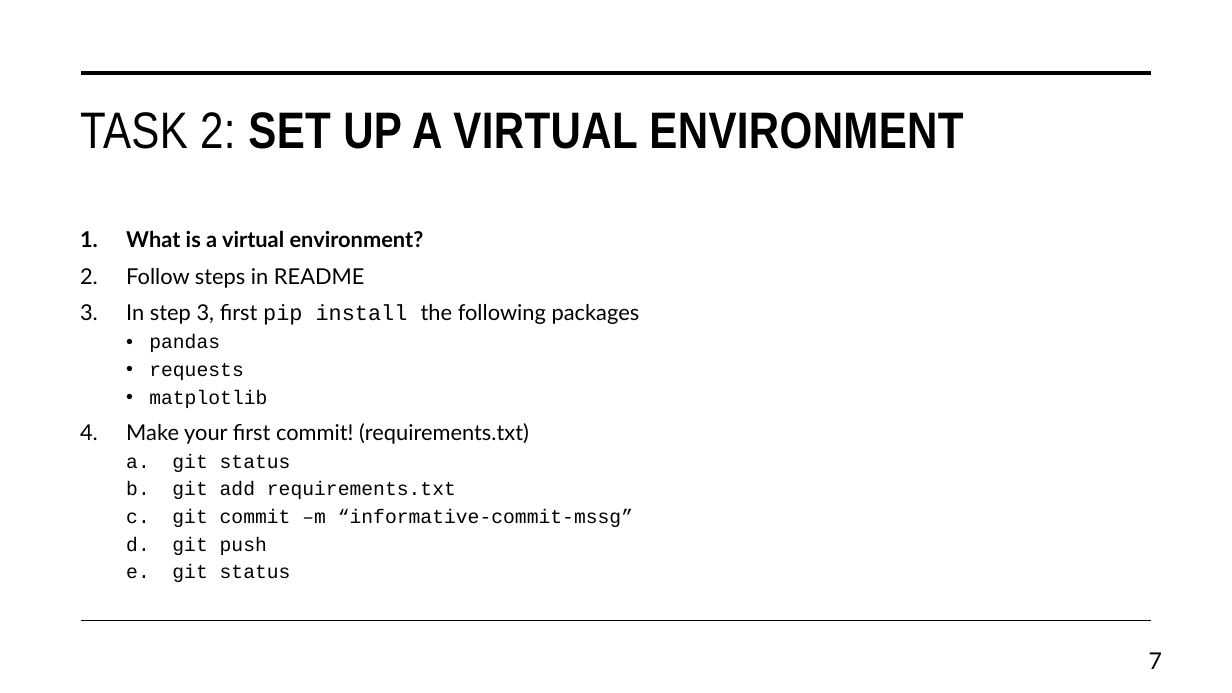
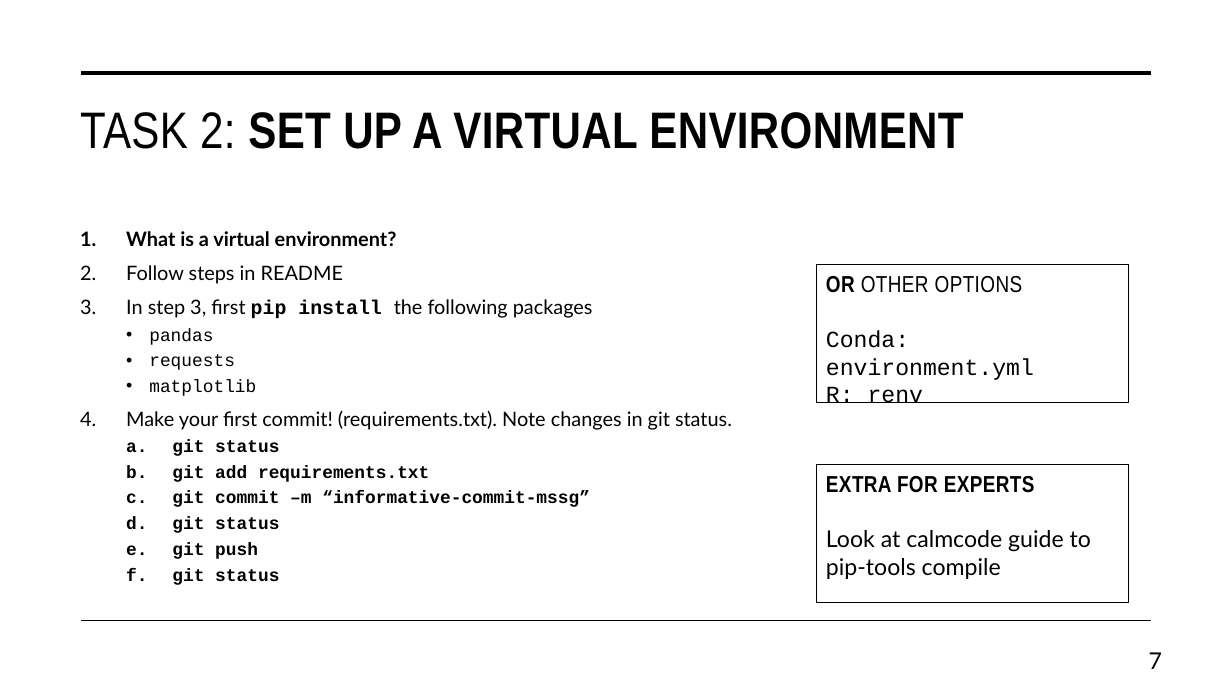
Before and after one commit to daniel-wrench/snap-research-template, a slide deck: slide 7 of doc/workshop_slides.pptx. Drawn at 1232x693 pixels with LibreOffice and Linux fonts; fonts in the diff are those of the drawing. Boxes give left, top, right and bottom in pixels: in the first picture for what was removed or moved away, otherwise in the second. Text is boxed around its words. In the diff, an @@ line names an element or a change of style, - is before the commit and + after.

```diff
--- a/doc/workshop_slides.pptx
+++ b/doc/workshop_slides.pptx
@@ text at (126, 231, 593, 585): size 17 to 15.5 pt in "What is a virtual environment?", "Follow steps in README", "In step 3, first pip install the ..."; bold on in "pip install", "git status", "git add requirements.txt", "git commit –m “informative-commit-mssg”" and 2 more places; size 15.3 to 13.9 pt in "pandas", "requests", "matplotlib", "git status" and 4 more places @@
@@ rectangle added at (817, 264, 1129, 402), outline #000000 0.75 pt, 18 pt, text #000000 @@
+OR OTHER OPTIONS
+Conda: environment.yml
+R: renv
@@ text at (126, 410, 732, 430): text changed; size 17 to 15.5 pt @@
-4. Make your first commit! (requirements.txt)
+4. Make your first commit! (requirements.txt). Note changes in git status.
@@ rectangle added at (817, 465, 1129, 603), outline #000000 0.75 pt, 18 pt, text #000000 @@
+EXTRA FOR EXPERTS
+Look at calmcode guide to pip-tools compile
@@ text at (172, 517, 279, 533): paragraph added @@
+  d. git status
```
Also in this commit, not shown: 3 other slides changed, 3 other files.
